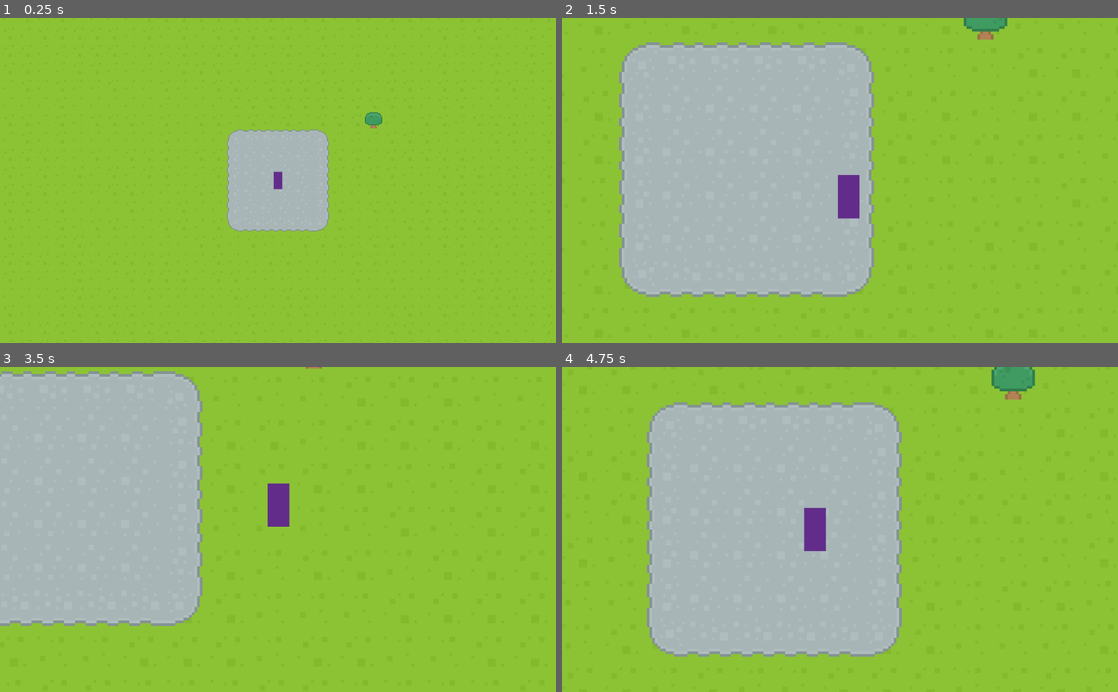
Above: before the commit, frames 1-4 (two rows, left to right).
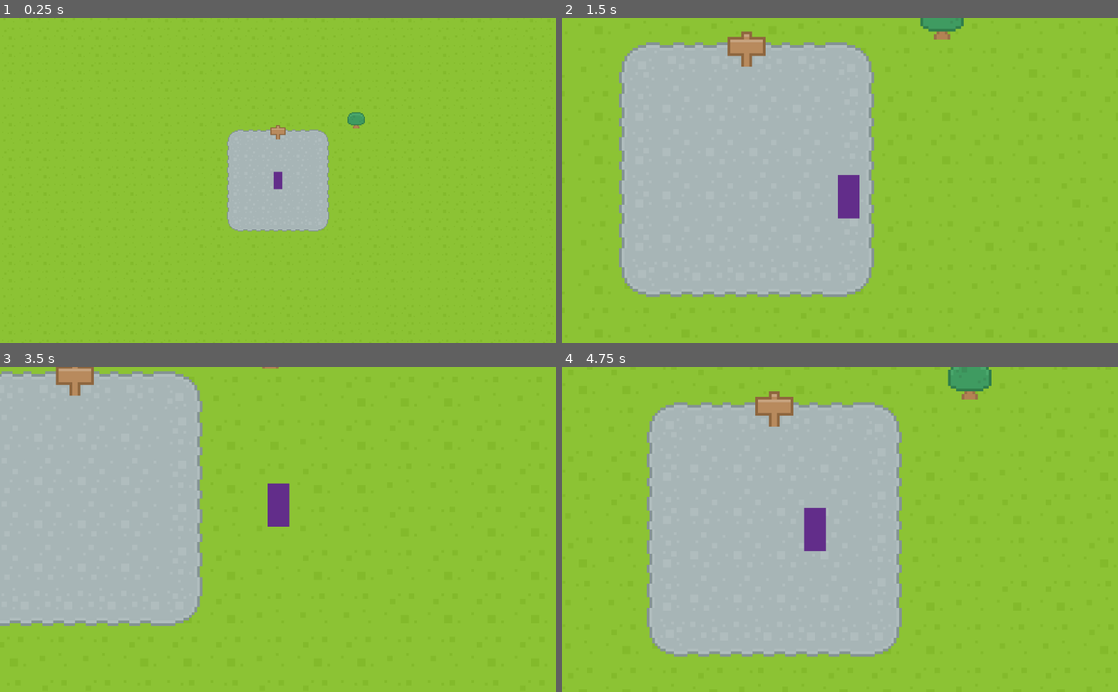
Above: after the commit, the same moments.

Repository: acleverpun/waves
Game: Godot game, scene res://src/states/main.tscn
Two runs of this game, one before a commit and one after it. Both use one fixed random seed, a clock stepped at 60 frames per second and the inputs below.
Inputs (mouse positions are in pixels of both pictures, inside the frame that each line leads up to):
- Up to frame 1 (0.25 s): no input
- Up to frame 2 (1.5 s): tap Enter at 0.5 s; move the mouse to (962, 164) at 0.52 s; hold E (move.right) 0.53-1.28 s; hold Mouse wheel up (cam.zoom-in) 0.53-1.28 s; move the mouse to (728, 196) at 1.27 s; hold O (move.down) from 1.28 s (still down); tap Mouse wheel down (cam.zoom-out) at 1.35 s
- Up to frame 3 (3.5 s): move the mouse to (333, 458) at 2.02 s; release O (move.down) at 2.03 s; hold E (move.right) 2.03-2.78 s; hold Mouse wheel up (cam.zoom-in) 2.03-2.78 s; move the mouse to (250, 594) at 2.77 s; hold , (move.up) from 2.78 s (still down); tap Mouse wheel down (cam.zoom-out) at 2.85 s
- Up to frame 4 (4.75 s): move the mouse to (1006, 578) at 3.52 s; release , (move.up) at 3.53 s; hold Mouse wheel up (cam.zoom-in) 3.53-4.28 s; hold A (move.left) from 3.53 s (still down); move the mouse to (673, 480) at 4.27 s; tap Mouse wheel down (cam.zoom-out) at 4.35 s

The runs differ from the first frame. In frame 1, 0.3% of the frame differs, in the area x 48-69%, y 29-38%; in frame 2, 1.2%; in frame 3, 0.5%; in frame 4, 1.7%, in the area x 34-86%, y 0-19%.

Commit message:
Added sign.
Signed-off-by: Ross Hadden <rosshadden@gmail.com>

Diff:
--- a/assets/tilesets/roguelike.tres
+++ b/assets/tilesets/roguelike.tres
@@ -1,8 +1,11 @@
-[gd_resource type="TileSet" load_steps=3 format=2]
+[gd_resource type="TileSet" load_steps=4 format=2]
 
 [ext_resource path="res://assets/spritesheets/roguelike.png" type="Texture" id=1]
 
 [sub_resource type="ConvexPolygonShape2D" id=1]
+points = PoolVector2Array( 6, 9, 10, 9, 10, 16, 6, 16 )
+
+[sub_resource type="ConvexPolygonShape2D" id=2]
 points = PoolVector2Array( 5, 5, 11, 5, 11, 16, 5, 16 )
 
 [resource]
@@ -176,7 +179,29 @@
 "autotile_coord": Vector2( 2, 0 ),
 "one_way": false,
 "one_way_margin": 1.0,
+"shape": SubResource( 2 ),
+"shape_transform": Transform2D( 1, 0, 0, 1, 0, 0 )
+} ]
+9/z_index = 0
+10/name = "objects"
+10/texture = ExtResource( 1 )
+10/tex_offset = Vector2( 0, 0 )
+10/modulate = Color( 1, 1, 1, 1 )
+10/region = Rect2( 170, 0, 305, 118 )
+10/tile_mode = 2
+10/autotile/icon_coordinate = Vector2( 9, 0 )
+10/autotile/tile_size = Vector2( 16, 16 )
+10/autotile/spacing = 1
+10/autotile/occluder_map = [  ]
+10/autotile/navpoly_map = [  ]
+10/autotile/z_index_map = [  ]
+10/occluder_offset = Vector2( 0, 0 )
+10/navigation_offset = Vector2( 0, 0 )
+10/shapes = [ {
+"autotile_coord": Vector2( 9, 0 ),
+"one_way": false,
+"one_way_margin": 1.0,
 "shape": SubResource( 1 ),
 "shape_transform": Transform2D( 1, 0, 0, 1, 0, 0 )
 } ]
-9/z_index = 0
+10/z_index = 0
--- a/src/zones/courtyard.tscn
+++ b/src/zones/courtyard.tscn
@@ -1,9 +1,10 @@
-[gd_scene load_steps=3 format=2]
+[gd_scene load_steps=4 format=2]
 
 [ext_resource path="res://assets/tilesets/roguelike.tres" type="TileSet" id=1]
 [ext_resource path="res://src/actors/player.tscn" type="PackedScene" id=2]
+[ext_resource path="res://assets/spritesheets/roguelike.png" type="Texture" id=3]
 
-[node name="zone" type="Node2D"]
+[node name="zone" type="YSort"]
 
 [node name="ground" type="TileMap" parent="."]
 tile_set = ExtResource( 1 )
@@ -15,7 +16,28 @@
 tile_set = ExtResource( 1 )
 cell_size = Vector2( 16, 16 )
 format = 1
-tile_data = PoolIntArray( 786466, 9, 2, 851994, 2, 131074, 851995, 2, 131075, 85 …(662 unchanged characters)…
+tile_data = PoolIntArray( 851994, 2, 131074, 851995, 2, 131075, 85 …(662 unchanged characters)…
 
-[node name="player" parent="." instance=ExtResource( 2 )]
+[node name="objects" type="TileMap" parent="."]
+tile_set = ExtResource( 1 )
+cell_size = Vector2( 16, 16 )
+cell_y_sort = true
+format = 1
+tile_data = PoolIntArray( 786465, 9, 2 )
+
+[node name="player" parent="objects" instance=ExtResource( 2 )]
 position = Vector2( 464, 256 )
+
+[node name="sign" type="Sprite" parent="objects"]
+position = Vector2( 456, 202 )
+texture = ExtResource( 3 )
+centered = false
+region_enabled = true
+region_rect = Rect2( 323, 0, 16, 16 )
+
+[node name="body" type="StaticBody2D" parent="objects/sign"]
+position = Vector2( -416, -208 )
+
+[node name="collision" type="CollisionPolygon2D" parent="objects/sign/body"]
+position = Vector2( 416, 208 )
+polygon = PoolVector2Array( 7, 16, 7, 11, 4, 11, 4, 7, 12, 7, 12, 11, 9, 11, 9, 16 )
